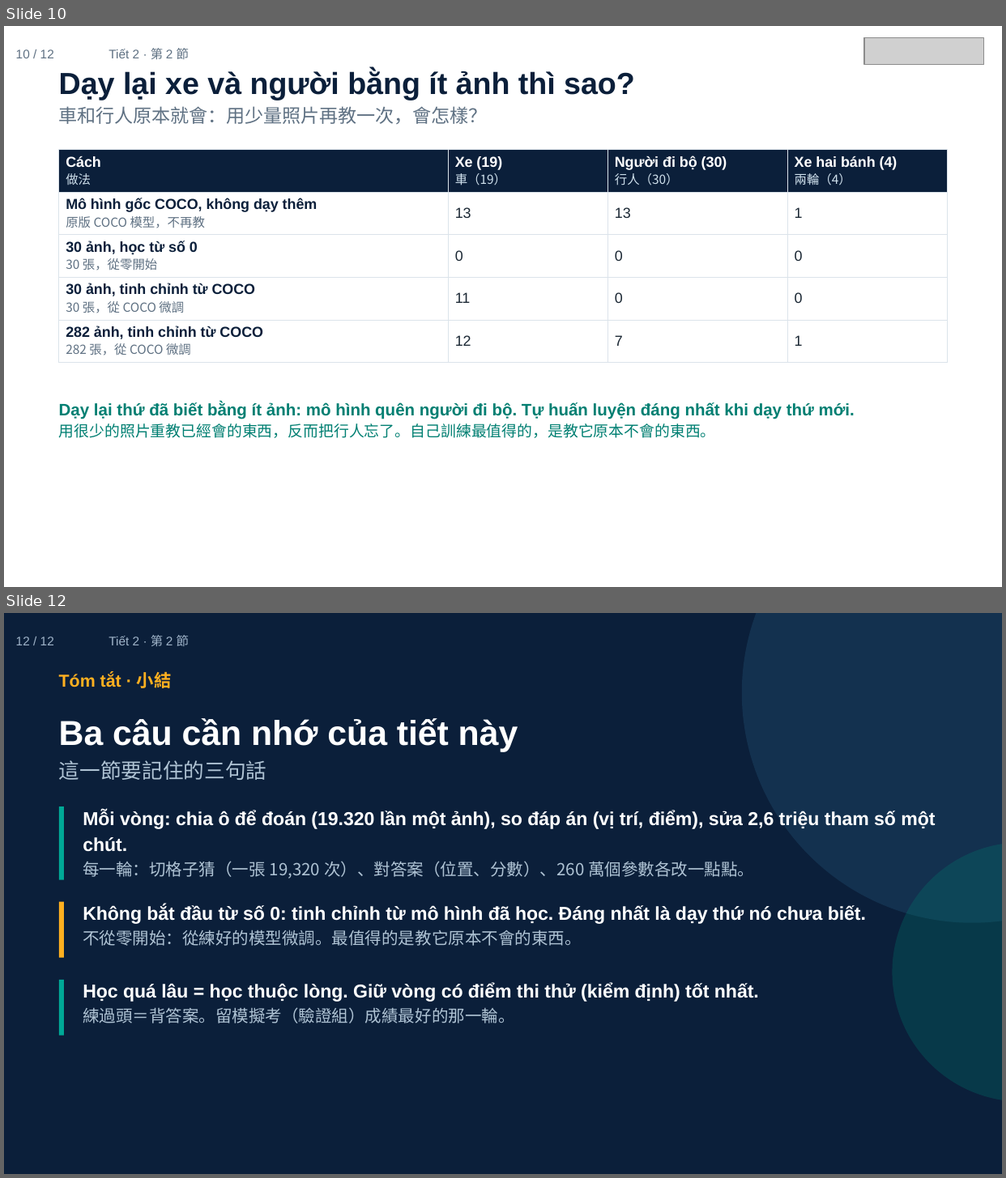
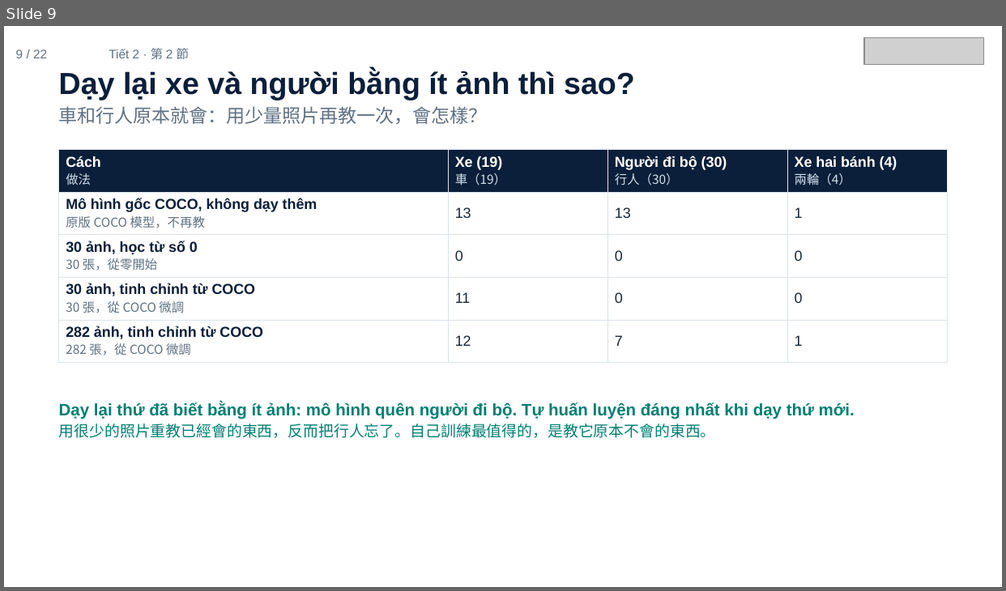
Before and after one commit to ch-neural/MITUST-Principles-of-Self-Driving-Cars, a slide deck: 第十週(11-12)/第十週_第2節_簡報.pptx. Shown one above the other, each under a label of ours: slides 10 and 12 before the commit, slide 9 after it; the slides between them are not shown. The pictures are 1006x1178 and 1006x591 pixels, drawn with LibreOffice and Linux fonts; fonts in the diff are those of the drawing; grey boxes stand for pictures. Boxes give left, top, right and bottom in pixels: in the first picture for what was removed or moved away, otherwise in the second. Text is boxed around its words. In the diff, an @@ line names an element or a change of style, - is before the commit and + after.

```diff
--- a/第十週(11-12)/第十週_第2節_簡報.pptx
+++ b/第十週(11-12)/第十週_第2節_簡報.pptx
@@ slide 12 removed at <box>4,613,1002,1174</box>, background #0B1F3A @@
@@ text removed at <box>16,636,54,645</box> @@
-12 / 12
@@ text removed at <box>108,635,189,646</box> @@
-Tiết 2 · 第 2 節
@@ ellipse removed at <box>743,613,1002,922</box> @@
@@ text removed at <box>59,671,172,688</box> @@
-Tóm tắt · 小結
@@ text removed at <box>59,718,518,780</box> @@
-Ba câu cần nhớ của tiết này
-這一節要記住的三句話
@@ rectangle removed at <box>59,807,64,880</box> @@
@@ text removed at <box>83,810,935,879</box> @@
-Mỗi vòng: chia ô để đoán (19.320 lần một ảnh), so đáp án (vị trí, điểm), sửa 2,6 triệu tham số một chút.
-每一輪：切格子猜（一張 19,320 次）、對答案（位置、分數）、260 萬個參數各改一點點。
@@ ellipse removed at <box>892,842,1002,1102</box> @@
@@ rectangle removed at <box>59,902,64,958</box> @@
@@ text removed at <box>83,905,866,946</box> @@
-Không bắt đầu từ số 0: tinh chỉnh từ mô hình đã học. Đáng nhất là dạy thứ nó chưa biết.
-不從零開始：從練好的模型微調。最值得的是教它原本不會的東西。
@@ rectangle removed at <box>59,980,64,1036</box> @@
@@ text removed at <box>83,983,759,1024</box> @@
-Học quá lâu = học thuộc lòng. Giữ vòng có điểm thi thử (kiểm định) tốt nhất.
-練過頭＝背答案。留模擬考（驗證組）成績最好的那一輪。
@@ what was slide 10 is now slide 9 @@
@@ slide 9 changed as well @@
@@ text at <box>16,49,47,58</box>: text changed @@
-10 / 12
+9 / 22
```
Also in this commit, not shown: 5 other slides changed, 16 slides added, 5 other slides removed, 3 other files.
